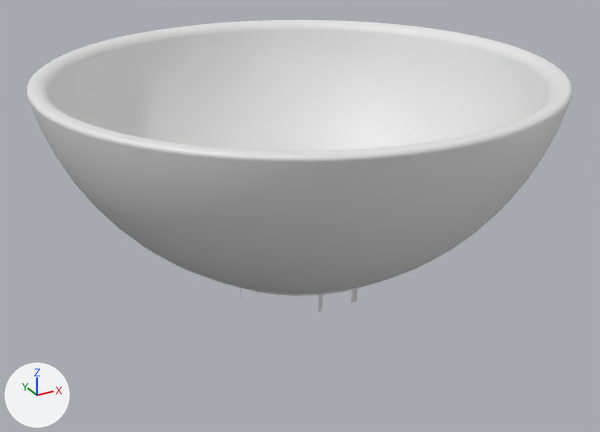
Before and after pictures for a commit that changed the OBJ model PadForge.App/3DModels/SteamController/LeftStickClick.obj.
Rendered twice from a camera (50 mm lens) standing at (-36.7, -19.1, 1.1) and looking at (-18.3, 14.4, -15.6). The lights are fixed; the arrows at lower left show +X, +Y and +Z. The first picture is the older version. Where no turn or scale is listed for an object, it has been applied to the vertices. Vertices at exactly the same position are counted once.

The first picture shows 'LeftStickClick'.
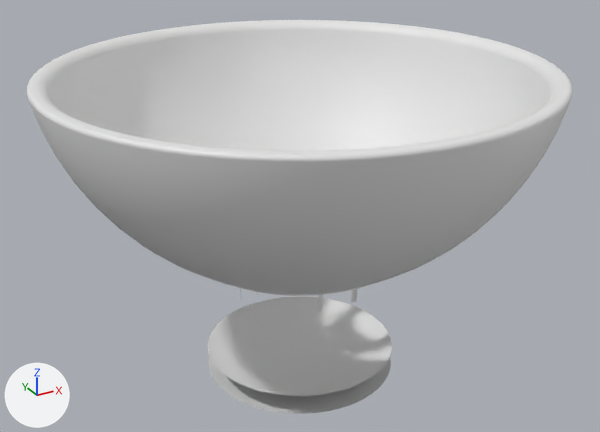
Boxes (x1, y1, x2, y2) around the edits, measured in the pictures (600 x 432 px):
'LeftStickClick', reshaped (34% taller): before (27, 20, 573, 313); after (27, 20, 573, 414)
part 1 of me_leftstickclick, added: after (208, 296, 392, 396)
part 2 of me_leftstickclick, added: after (209, 357, 391, 414)

The change, as a diff of the scene's bpy script:
```diff
--- a/PadForge.App/3DModels/SteamController/LeftStickClick.obj.py
+++ b/PadForge.App/3DModels/SteamController/LeftStickClick.obj.py
@@ me_leftstickclick @@
 # used by ob_leftstickclick; location = (0.0, 0.0, 0.0)
-me_leftstickclick.from_pydata(...)  # 2937 vertices, 5591 faces; spans x -30.5..-6.3, y 2.1..26.3, z -19.6..-8.0
+me_leftstickclick.from_pydata(...)  # 3484 vertices, 6446 faces; spans x -30.5..-6.3, y 2.1..26.3, z -24.5..-8.0
+# me_leftstickclick part 1: a new loose piece of 310 vertices spanning x -23.3..-13.5, y 9.3..19.0, z -23.6..-22.8
+# me_leftstickclick part 2: a new loose piece of 237 vertices spanning x -23.3..-13.5, y 9.3..19.0, z -24.5..-23.8
```
